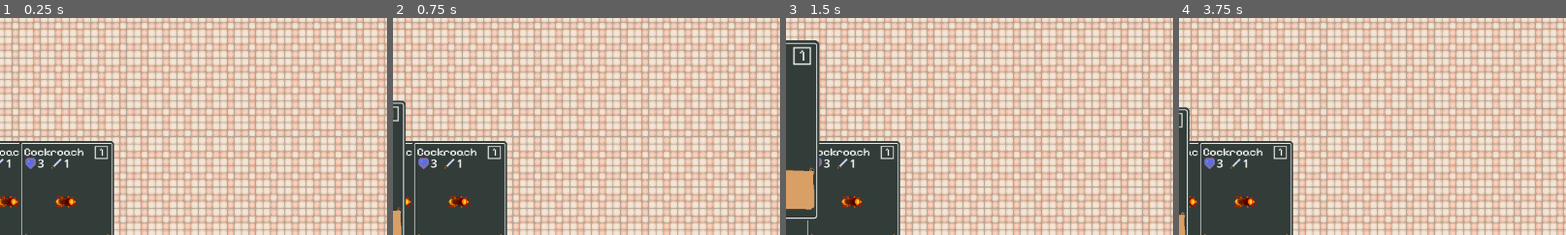
Above: before the commit, frames 1-4 (left to right).
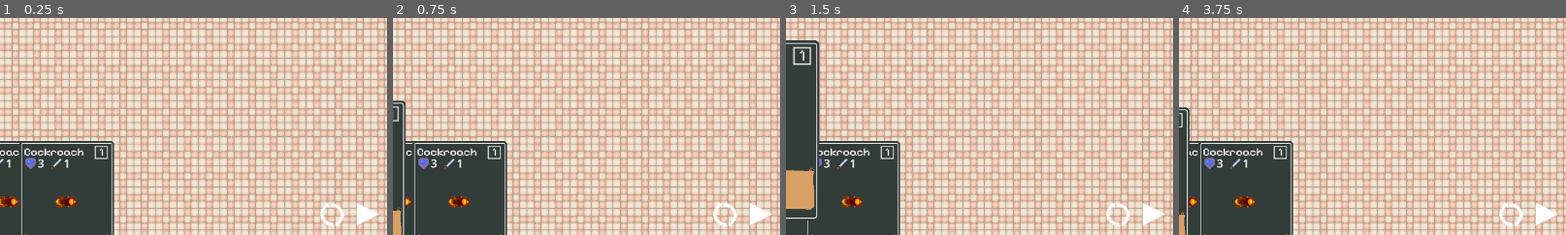
Above: after the commit, the same moments.

Repository: Degenerate-Games/Infestation
Game: Godot game, scene res://scenes/levels/5starkitchen.tscn
Two runs of this game, one before a commit and one after it. Both use one fixed random seed, a clock stepped at 60 frames per second and the inputs below.
Inputs (mouse positions are % of the whole screen's width and height, from its top left):
- Up to frame 1 (0.25 s): no input
- Up to frame 2 (0.75 s): tap Enter at 0.5 s; move the mouse to (43, 94) at 0.52 s; press the mouse at (43, 94) at 0.53 s
- Up to frame 3 (1.5 s): move the mouse to (51, 94) at 1.27 s; release the mouse at (51, 94) at 1.28 s; click (51, 94) at 1.35 s
- Up to frame 4 (3.75 s): tap Space at 2, 3.5 s; move the mouse to (58, 94) at 2.02 s; press the mouse at (58, 94) at 2.03 s; tap Enter at 2.75 s; move the mouse to (45, 70) at 2.77 s; release the mouse at (45, 70) at 2.78 s; click (45, 70) at 2.85 s; move the mouse to (80, 65) at 3.52 s; press the mouse at (80, 65) at 3.53 s
The pictures show only the part of the screen within x 49-99%, y 50-100%; the shares and areas given below are measured in that part.

The runs differ from the first frame. In frame 1, 0.6% of the frame differs, in the area x 82-98%, y 85-96%; in frame 2, 0.6%; in frame 3, 0.6%; in frame 4, 0.6%.

Commit message:
Add control buttons in bottom right

Diff:
--- a/scenes/hud.tscn
+++ b/scenes/hud.tscn
@@ -1,7 +1,17 @@
-[gd_scene load_steps=3 format=3 uid="uid://20pfl85f27yc"]
+[gd_scene load_steps=7 format=3 uid="uid://20pfl85f27yc"]
 
 [ext_resource type="Script" path="res://scripts/hud.gd" id="1_07qrn"]
 [ext_resource type="PackedScene" uid="uid://b6nv7jv7kc6cq" path="res://scenes/cards/card_back.tscn" id="3_18r6f"]
+[ext_resource type="Texture2D" uid="uid://ckx8csjf55c6j" path="res://resources/textures/ui/buttons/redraw_pause_play.png" id="3_bpkd3"]
+[ext_resource type="Texture2D" uid="uid://cn6qhgvghdtui" path="res://resources/textures/ui/buttons/play_fastforward_fastforwardactive.png" id="4_1dim4"]
+
+[sub_resource type="AtlasTexture" id="AtlasTexture_ikbn5"]
+atlas = ExtResource("3_bpkd3")
+region = Rect2(0, 0, 32, 32)
+
+[sub_resource type="AtlasTexture" id="AtlasTexture_ntp2v"]
+atlas = ExtResource("4_1dim4")
+region = Rect2(0, 0, 32, 32)
 
 [node name="HUD" type="Node2D"]
 script = ExtResource("1_07qrn")
@@ -15,3 +25,20 @@
 offset_right = 35.0
 offset_bottom = 437.0
 card_name = "Infestation"
+
+[node name="ControlButton1" type="TextureRect" parent="."]
+offset_left = 1043.0
+offset_top = 597.0
+offset_right = 1083.0
+offset_bottom = 637.0
+texture = SubResource("AtlasTexture_ikbn5")
+
+[node name="ControlButton2" type="TextureRect" parent="."]
+offset_left = 1096.0
+offset_top = 597.0
+offset_right = 1136.0
+offset_bottom = 637.0
+texture = SubResource("AtlasTexture_ntp2v")
+
+[connection signal="gui_input" from="ControlButton1" to="." method="_on_control_button_1_gui_input"]
+[connection signal="gui_input" from="ControlButton2" to="." method="_on_control_button_2_gui_input"]
